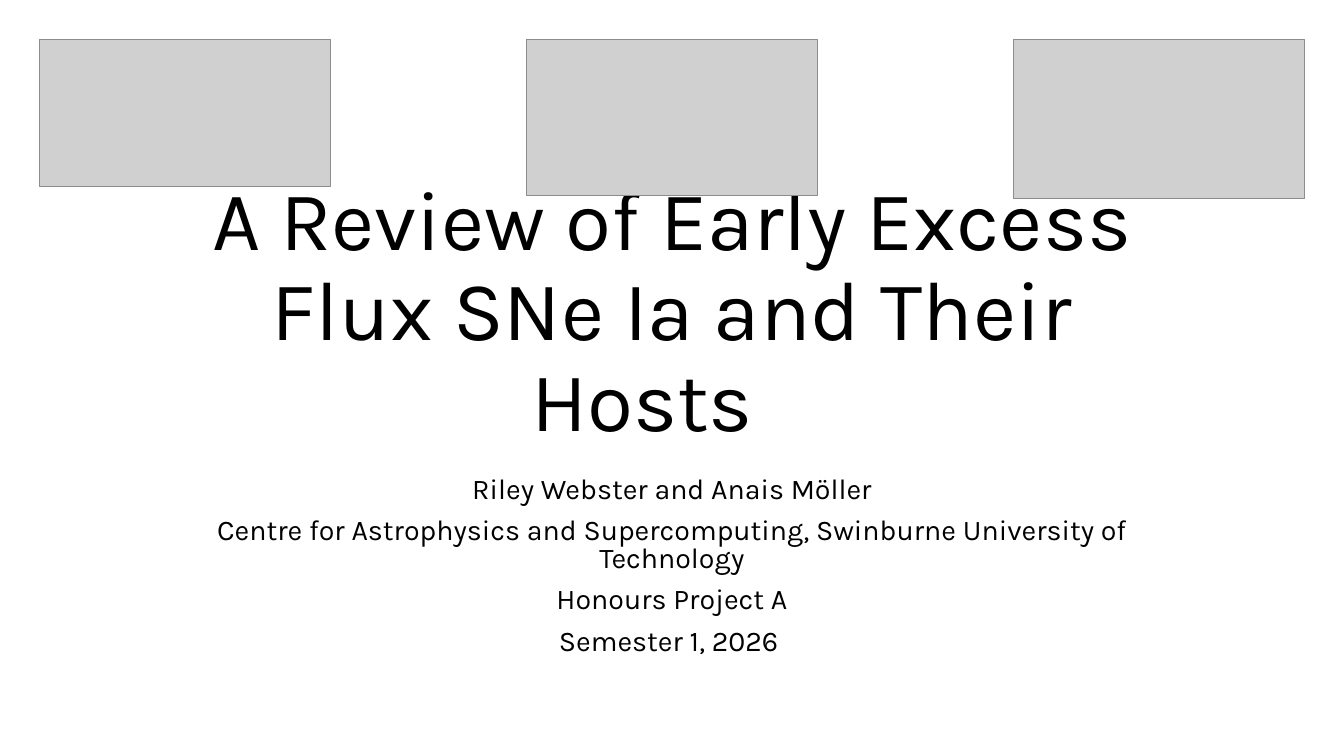
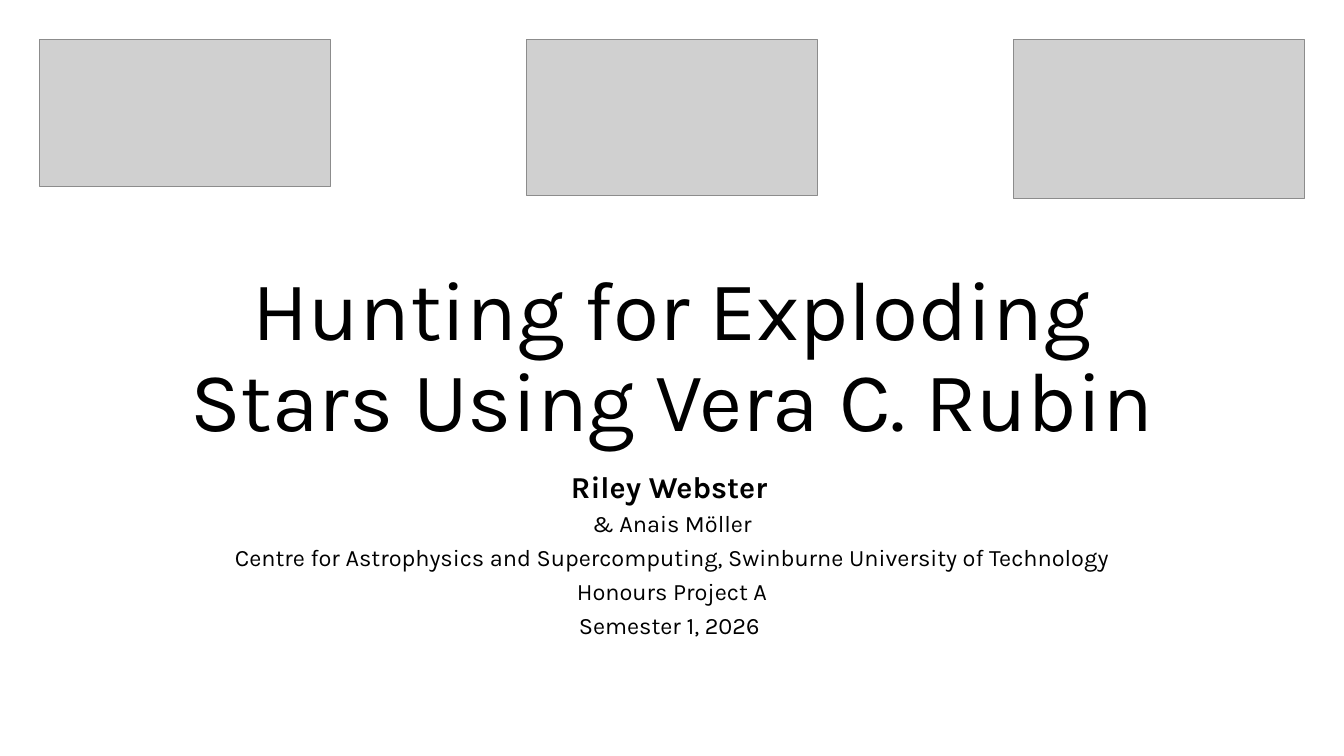
Before and after one commit to Webd0g/Honours_Project, a slide deck: slide 1 of Oral_presentation/Oral_Presentation.pptx. Drawn at 1344x756 pixels with LibreOffice and Linux fonts; fonts in the diff are those of the drawing; grey boxes stand for pictures; background and template pictures are left out. Boxes give left, top, right and bottom in pixels: in the first picture for what was removed or moved away, otherwise in the second. Text is boxed around its words. In the diff, an @@ line names an element or a change of style, - is before the commit and + after.

```diff
--- a/Oral_presentation/Oral_Presentation.pptx
+++ b/Oral_presentation/Oral_Presentation.pptx
@@ title at (190,282,1153,451): text changed @@
-A Review of Early Excess Flux SNe Ia and Their Hosts
+Hunting for Exploding Stars Using Vera C. Rubin
@@ subtitle at (571,476,767,533): text changed; size 20.4 to 21.7 pt; bold on @@
-Riley Webster and Anais Möller
+Riley Webster
+& Anais Möller
@@ subtitle at (235,550,1108,637): size 20.4 to 16.8 pt in "Centre for Astrophysics and Supercomputing, Swinburne Univer ...", "Honours Project A", "Semester 1, 2026"; line spacing 0.8 to 0.7 @@
```
Also in this commit, not shown: 7 other slides changed, 50 other files.
